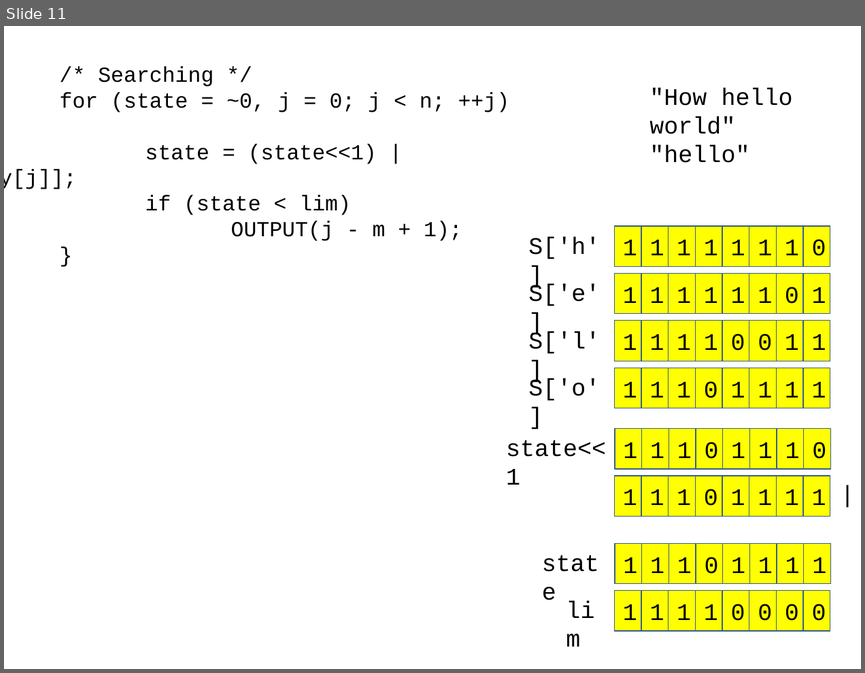
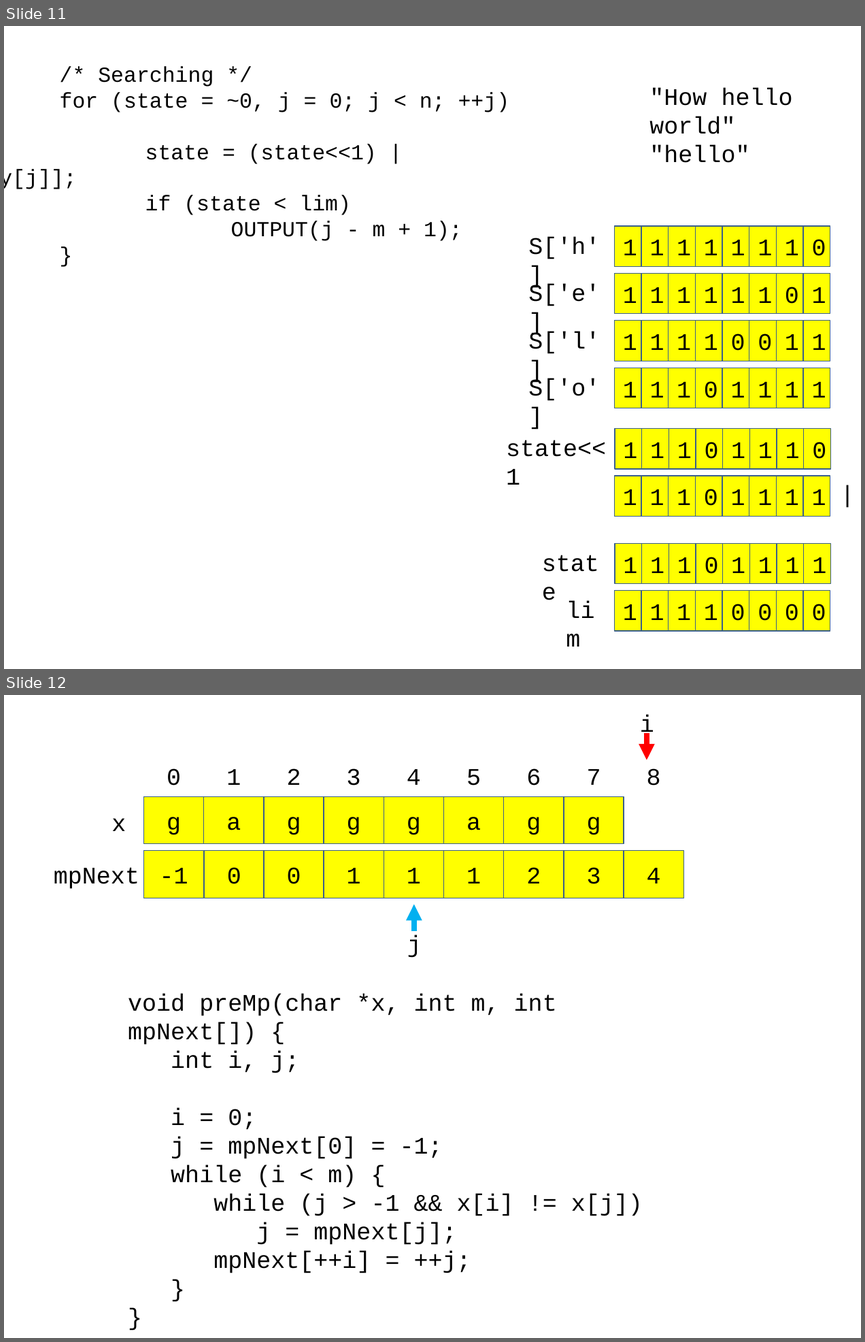
Before and after one commit to chisun-joung/osdsalgo_c, a slide deck: 04_day.pptx. Shown one above the other, each under a label of ours: slide 11 before the commit, slides 11 and 12 after it. The pictures are 865x673 and 865x1342 pixels, drawn with LibreOffice and Linux fonts; fonts in the diff are those of the drawing. Boxes give left, top, right and bottom in pixels: in the first picture for what was removed or moved away, otherwise in the second. Text is boxed around its words. In the diff, an @@ line names an element or a change of style, - is before the commit and + after.

```diff
--- a/04_day.pptx
+++ b/04_day.pptx
@@ slide 12 added at [4,695,861,1338], background #FFFFFF @@
@@ text added at [640,715,654,739], 20 pt, text #000000 @@
+i
@@ arrow added from (647, 732) to (647, 760), #FF0000 4.5 pt @@
@@ text added at [167,768,181,785], 20 pt, text #000000 @@
+0
@@ text added at [226,769,241,785], 20 pt, text #000000 @@
+1
@@ text added at [287,768,301,785], 20 pt, text #000000 @@
+2
@@ text added at [347,768,361,785], 20 pt, text #000000 @@
+3
@@ text added at [407,769,421,785], 20 pt, text #000000 @@
+4
@@ text added at [466,769,481,785], 20 pt, text #000000 @@
+5
@@ text added at [526,768,541,785], 20 pt, text #000000 @@
+6
@@ text added at [587,769,601,785], 20 pt, text #000000 @@
+7
@@ text added at [647,768,661,785], 20 pt, text #000000 @@
+8
@@ rectangle added at [143,797,204,844], fill #FFFF00, outline #3A5F8C 0.75 pt, 20 pt, text #000000 @@
+g
@@ rectangle added at [204,797,264,844], fill #FFFF00, outline #3A5F8C 0.75 pt, 20 pt, text #000000 @@
+a
@@ rectangle added at [264,797,324,844], fill #FFFF00, outline #3A5F8C 0.75 pt, 20 pt, text #000000 @@
+g
@@ rectangle added at [324,797,383,844], fill #FFFF00, outline #3A5F8C 0.75 pt, 20 pt, text #000000 @@
+g
@@ rectangle added at [383,797,443,844], fill #FFFF00, outline #3A5F8C 0.75 pt, 20 pt, text #000000 @@
+g
@@ rectangle added at [443,797,504,844], fill #FFFF00, outline #3A5F8C 0.75 pt, 20 pt, text #000000 @@
+a
@@ rectangle added at [504,797,564,844], fill #FFFF00, outline #3A5F8C 0.75 pt, 20 pt, text #000000 @@
+g
@@ rectangle added at [564,797,623,844], fill #FFFF00, outline #3A5F8C 0.75 pt, 20 pt, text #000000 @@
+g
@@ text added at [111,818,126,831], 20 pt, text #000000 @@
+x
@@ rectangle added at [143,851,204,898], fill #FFFF00, outline #3A5F8C 0.75 pt, 20 pt, text #000000 @@
+-1
@@ rectangle added at [205,851,264,898], fill #FFFF00, outline #3A5F8C 0.75 pt, 20 pt, text #000000 @@
+0
@@ rectangle added at [264,851,324,898], fill #FFFF00, outline #3A5F8C 0.75 pt, 20 pt, text #000000 @@
+0
@@ rectangle added at [324,851,383,898], fill #FFFF00, outline #3A5F8C 0.75 pt, 20 pt, text #000000 @@
+1
@@ rectangle added at [383,851,443,898], fill #FFFF00, outline #3A5F8C 0.75 pt, 20 pt, text #000000 @@
+1
@@ rectangle added at [443,851,504,898], fill #FFFF00, outline #3A5F8C 0.75 pt, 20 pt, text #000000 @@
+1
@@ rectangle added at [504,851,564,898], fill #FFFF00, outline #3A5F8C 0.75 pt, 20 pt, text #000000 @@
+2
@@ rectangle added at [564,851,623,898], fill #FFFF00, outline #3A5F8C 0.75 pt, 20 pt, text #000000 @@
+3
@@ rectangle added at [623,851,683,898], fill #FFFF00, outline #3A5F8C 0.75 pt, 20 pt, text #000000 @@
+4
@@ text added at [54,867,139,889], 20 pt, text #000000 @@
+mpNext
@@ arrow added from (413, 932) to (413, 904), #00B0F0 4.5 pt @@
@@ text added at [407,936,422,957], 20 pt, text #000000 @@
+j
@@ text added at [128,994,643,1273], 20 pt, text #000000 @@
+void preMp(char *x, int m, int mpNext[]) {
+int i, j;
+i = 0;
+j = mpNext[0] = -1;
+while (i < m) {
+while (j > -1 && x[i] != x[j])
+j = mpNext[j];
+mpNext[++i] = ++j;
+}
+}
```
Also in this commit, not shown: 13 other slides added, 1 other file.
